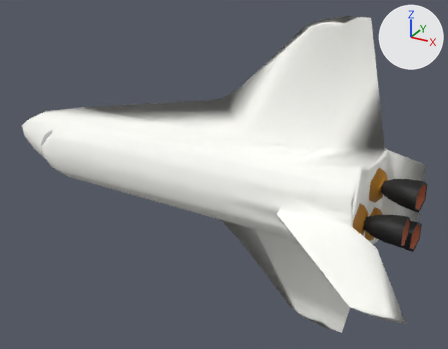
One commit to the OBJ model models/shuttle_calc_normals.obj: the scene before it, then after it.
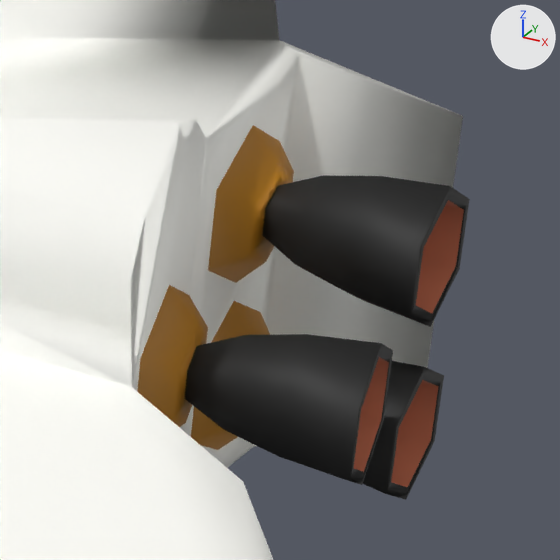
Each version is shown whole from a 50 mm camera at (8.66, -14.19, 7.25) aimed at (1.1, -0.44, 0.38), then close up on the part from 72% to 100% of the width and 40% to 76% of the height. Every picture has the same lights, and +X, +Y and +Z are marked at upper right. The first two pictures are the older version. Where no turn or scale is listed for an object, it has been applied to the vertices.

Objects in the first close-up: 'shuttle_calc_normals'.
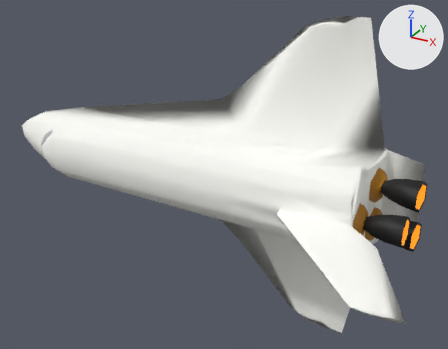
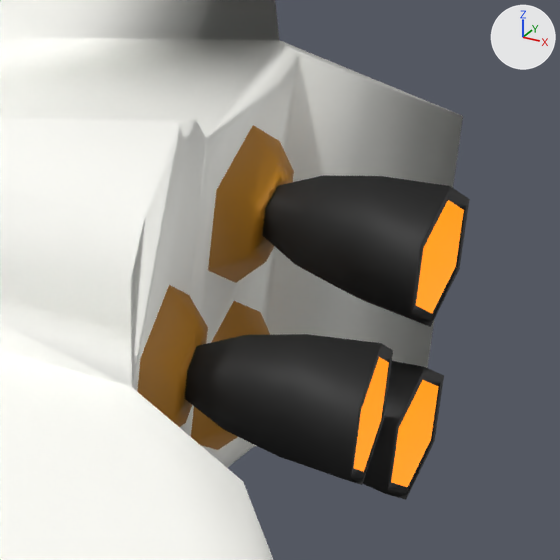
Edits to the bpy script that builds the scene:
```text
Add mat_redbrick_2:
    mat_redbrick_2 = principled_material('redbrick_2')
    mat_redbrick_2.base_color = (0.494, 0.147, 0.0766)  # orange #bb6b4e
    mat_redbrick_2.roughness = 1.0
    mat_redbrick_2.emission_color = (1.0, 0.3, 0.0)  # orange #ff9500
    mat_redbrick_2.emission_strength = 1.0
Change me_shuttle_calc_normals:
    where me_shuttle_calc_normals.from_pydata(...)  # 310 vertices, 616 faces; spans x -7.65..7.04, y -4.16..1.35, z -4.68..4.68
    used by ob_shuttle_calc_normals; location = (0.0, 0.0, 0.0)
    me_shuttle_calc_normals part 1: all 90 faces that had it switch from mat_redbrick (orange #bb6b4e) to mat_redbrick_2 (orange #bb6b4e, glowing orange #ff9500)
```

Boxes (x1, y1, x2, y2) around the edits, measured in the close-ups (560 x 560 px):
part 1 of me_shuttle_calc_normals, recoloured (lighter)
    both: (354, 200, 464, 487)
